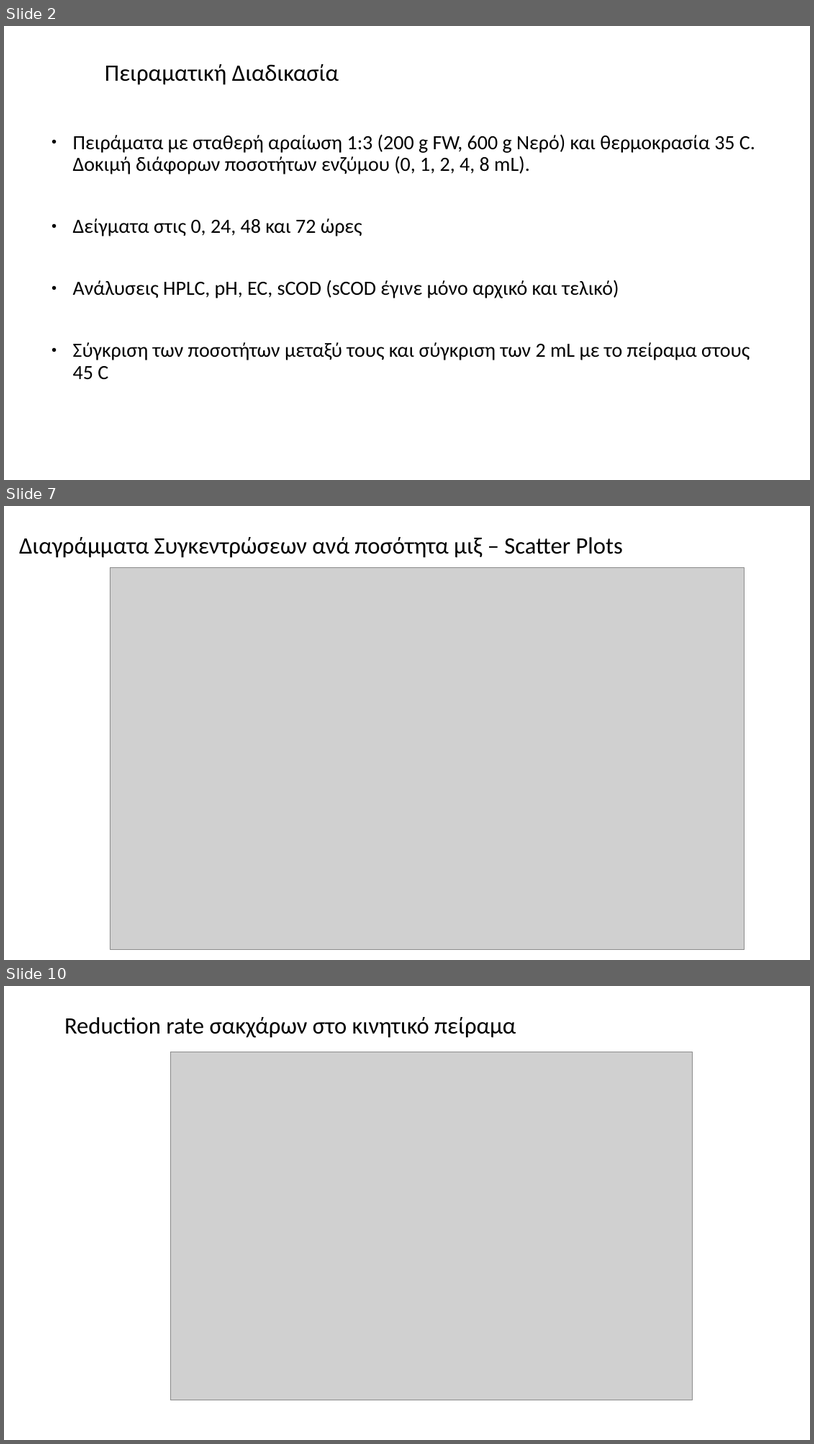
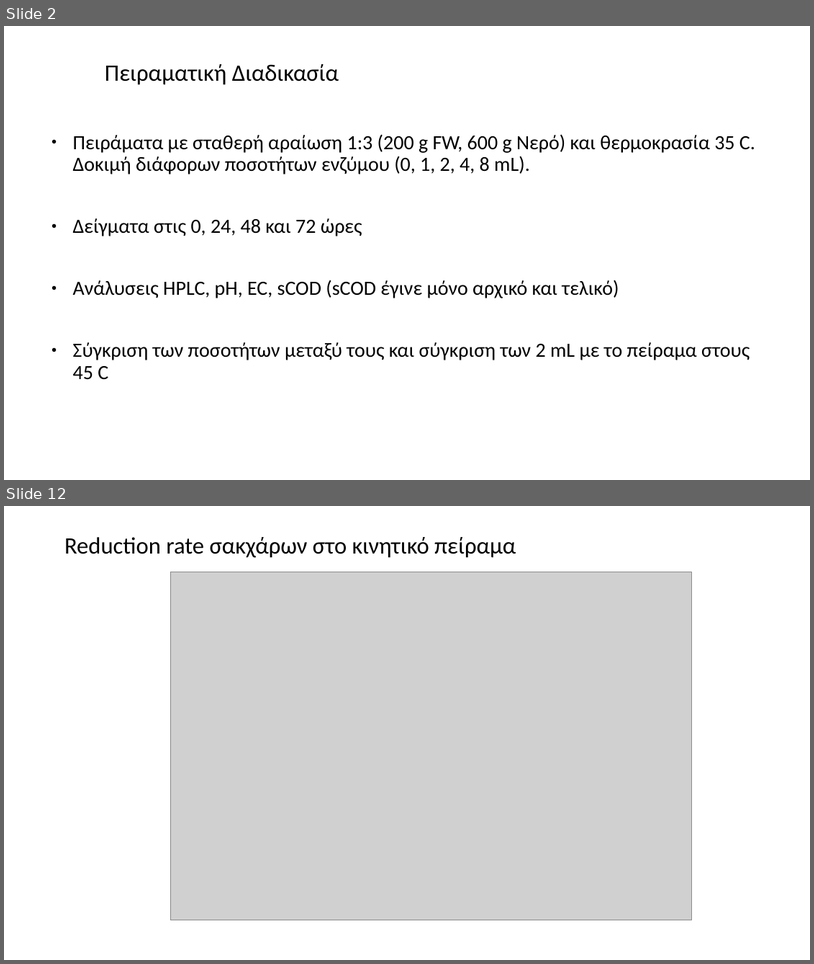
Before and after one commit to Vidianos-Giannitsis/masters-thesis, a slide deck: Reports/lab_scale_SSF_trial_2.pptx. Shown one above the other, each under a label of ours: slides 2, 7 and 10 before the commit, slides 2 and 12 after it; the slides between them are not shown. The pictures are 814x1444 and 814x964 pixels, drawn with LibreOffice and Linux fonts; fonts in the diff are those of the drawing; grey boxes stand for pictures. Boxes give left, top, right and bottom in pixels: in the first picture for what was removed or moved away, otherwise in the second. Text is boxed around its words. In the diff, an @@ line names an element or a change of style, - is before the commit and + after.

```diff
--- a/Reports/lab_scale_SSF_trial_2.pptx
+++ b/Reports/lab_scale_SSF_trial_2.pptx
@@ slide 7 removed at bbox=[4, 506, 810, 960], background #FFFFFF @@
@@ title removed at bbox=[19, 537, 623, 558] @@
-Διαγράμματα Συγκεντρώσεων ανά ποσότητα μιξ – Scatter Plots
@@ picture removed at bbox=[110, 568, 745, 949] @@
@@ what was slide 10 is now slide 12 @@
```
Also in this commit, not shown: 5 slides changed, 9 slides added, 3 other slides removed, 19 other files.
